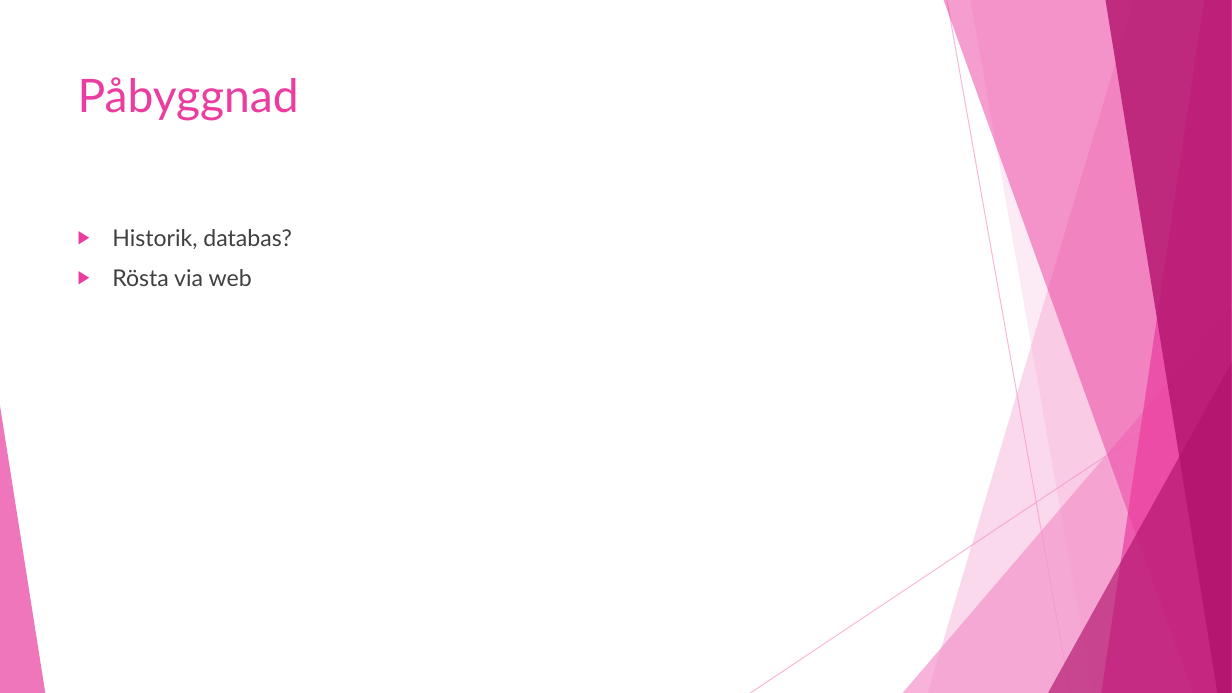
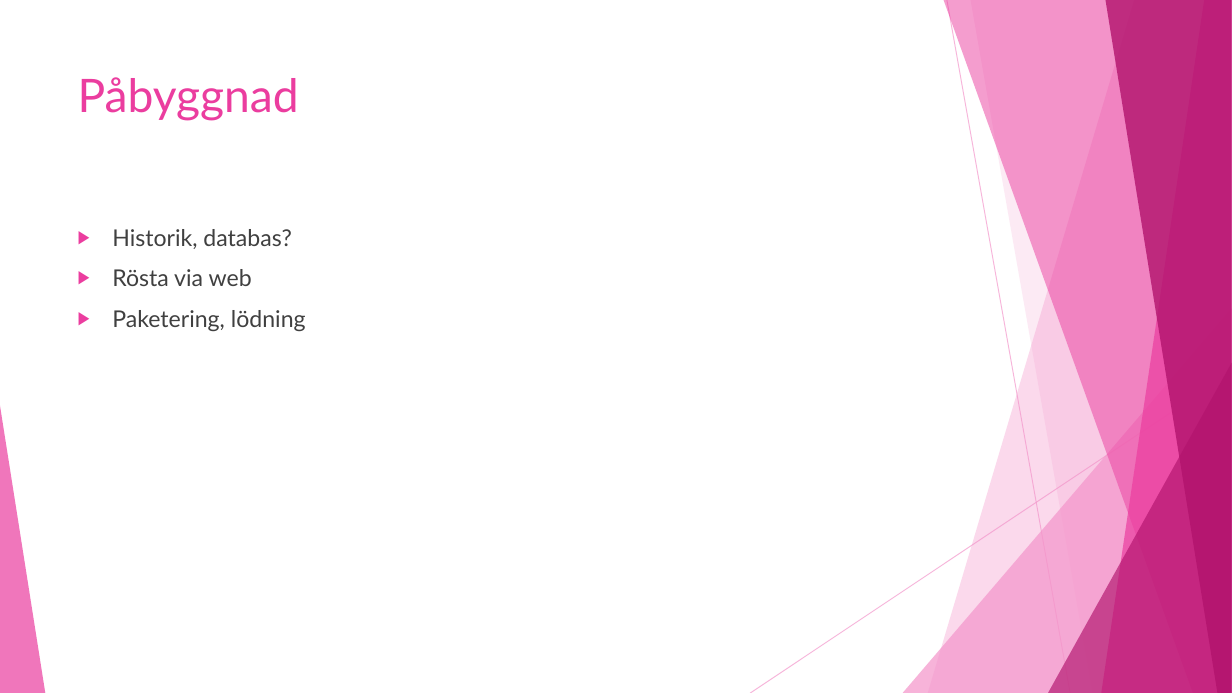
Before and after one commit to GoblinDynamiteer/voteMachine, a slide deck: slide 8 of Documentation/presentation/voteMachine.pptx (slide 7 before the commit). Drawn at 1232x693 pixels with LibreOffice and Linux fonts; fonts in the diff are those of the drawing. Boxes give left, top, right and bottom in pixels: in the first picture for what was removed or moved away, otherwise in the second. Text is boxed around its words. In the diff, an @@ line names an element or a change of style, - is before the commit and + after.

```diff
--- a/Documentation/presentation/voteMachine.pptx
+++ b/Documentation/presentation/voteMachine.pptx
@@ text at [112, 310, 306, 331]: paragraph added @@
+▶ Paketering, lödning
```
Also in this commit, not shown: 3 other slides changed, 1 slide added, 3 other files.
